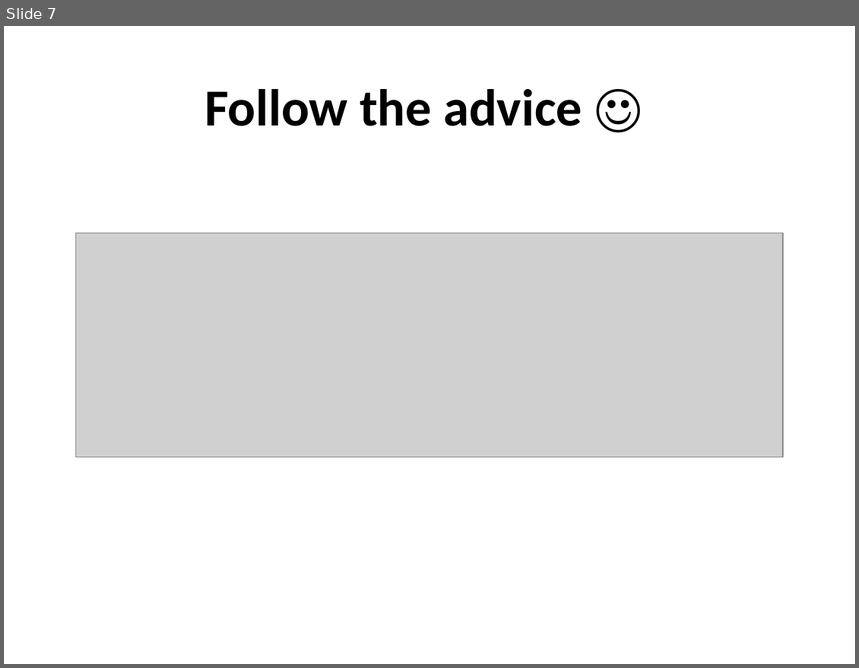
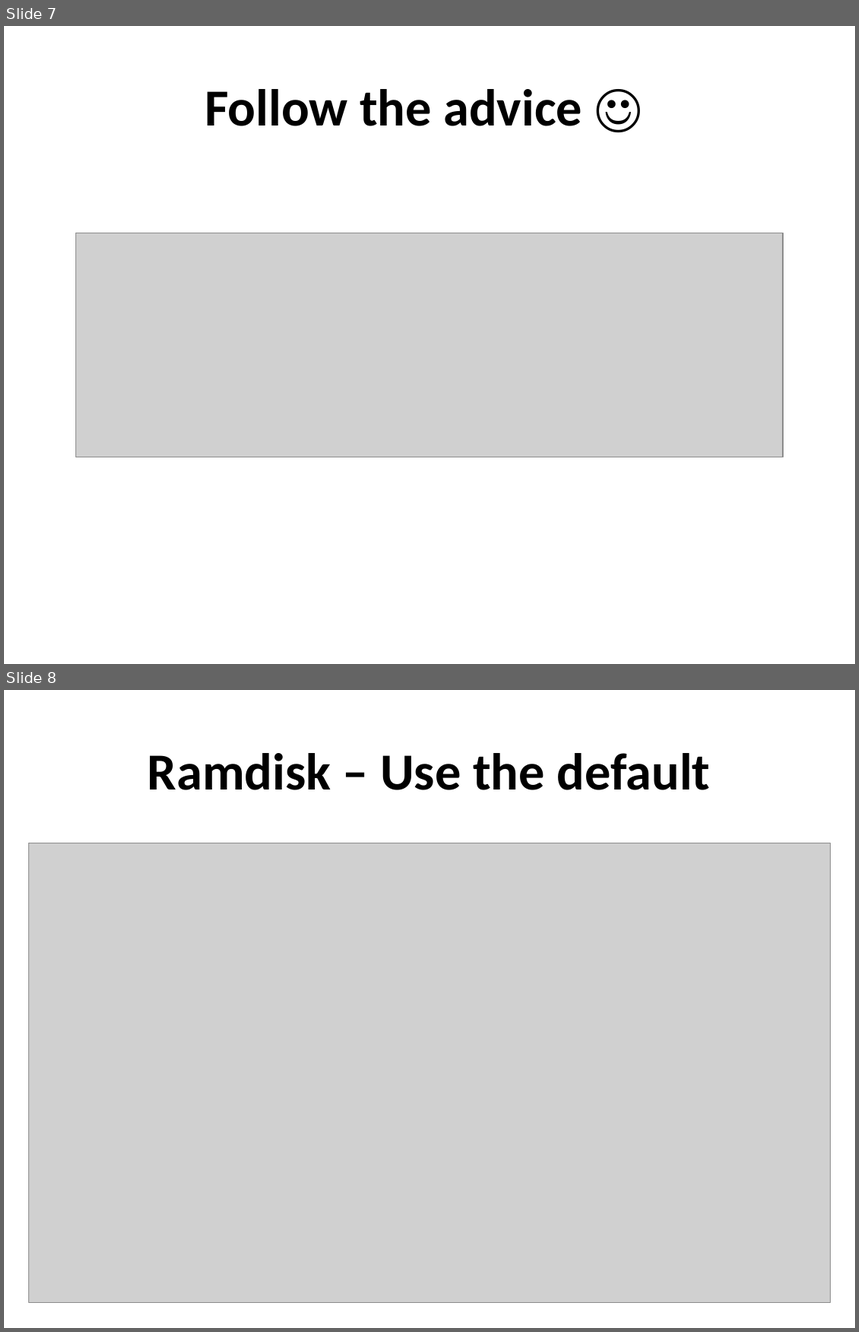
Before and after one commit to afnog/sse, a slide deck: postfix/mailgateway-pt2.pptx. Shown one above the other, each under a label of ours: slide 7 before the commit, slides 7 and 8 after it. The pictures are 859x668 and 859x1332 pixels, drawn with LibreOffice and Linux fonts; fonts in the diff are those of the drawing; grey boxes stand for pictures. Boxes give left, top, right and bottom in pixels: in the first picture for what was removed or moved away, otherwise in the second. Text is boxed around its words. In the diff, an @@ line names an element or a change of style, - is before the commit and + after.

Commit message:
/ ‘postfix/mailgateway-pt2.pptx’

```diff
--- a/postfix/mailgateway-pt2.pptx
+++ b/postfix/mailgateway-pt2.pptx
@@ slide 8 added at bbox=[4, 690, 855, 1328], background #FFFFFF @@
@@ title added at bbox=[148, 753, 710, 790], 44 pt, text #000000, bold @@
+Ramdisk – Use the default
@@ picture added at bbox=[28, 844, 831, 1303] @@
```
